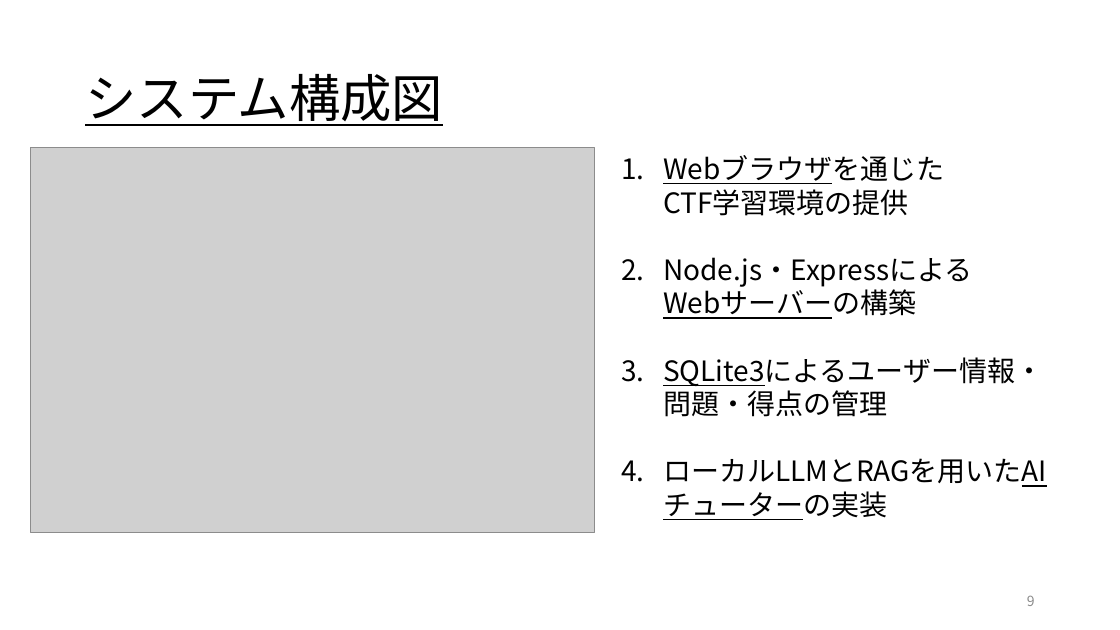
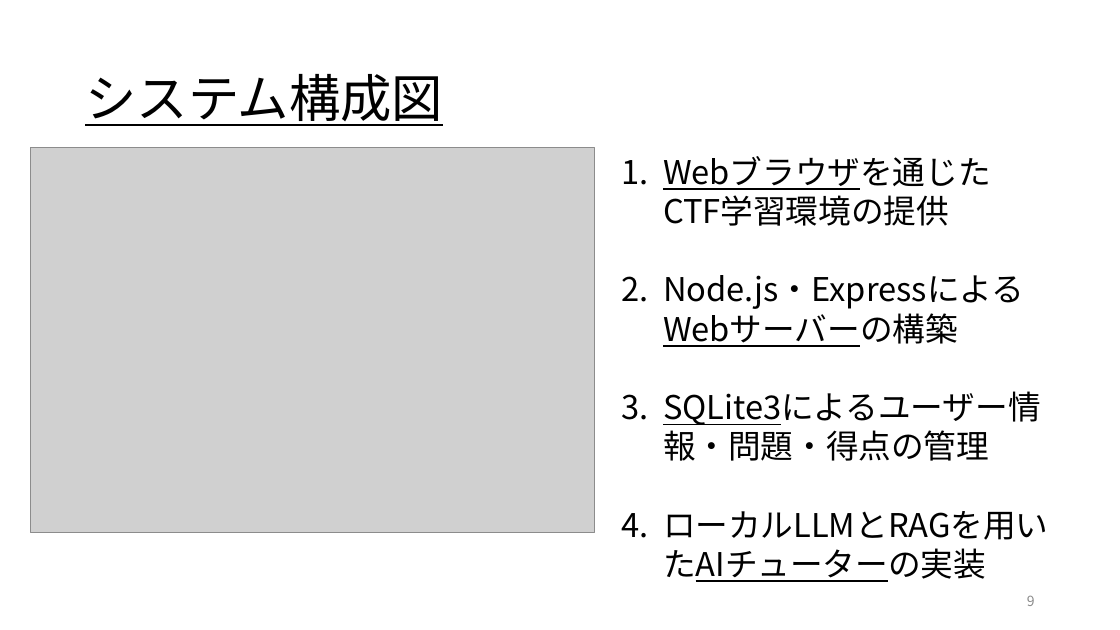
Before and after one commit to kuwaChang/kuwaCTF, a slide deck: slide 9 of 2026-10-15-j123109桑原光太朗.pptx. Drawn at 1120x630 pixels with LibreOffice and Linux fonts; fonts in the diff are those of the drawing; grey boxes stand for pictures. Boxes give left, top, right and bottom in pixels: in the first picture for what was removed or moved away, otherwise in the second. Text is boxed around its words. In the diff, an @@ line names an element or a change of style, - is before the commit and + after.

```diff
--- a/2026-10-15-j123109桑原光太朗.pptx
+++ b/2026-10-15-j123109桑原光太朗.pptx
@@ text "Webブラウザを通じた CTF学習環境の提供" at (663, 156, 1048, 540): size 24 to 28 pt @@
```
Also in this commit, not shown: 10 other slides changed, 1 other file.
